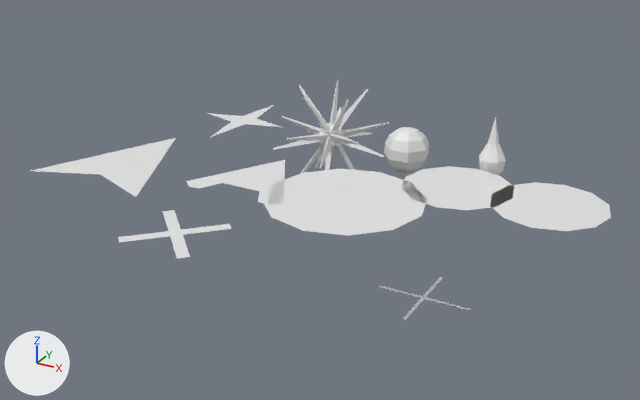
One commit to the Blender file Assets/Art/Models/Models.blend: the scene before it, then after it.
Camera for both pictures: a camera (50 mm lens) standing at (31.1, -58.4, 23.5) and looking at (4.3, -9.6, -0.9). The lights are fixed; the arrows at lower left show +X, +Y and +Z.

Names of what the first picture shows: 'Arrow', 'Connect', 'Fly', 'Player', 'Point', 'Spike', 'Star', 'Start', 'Stop', 'X'.
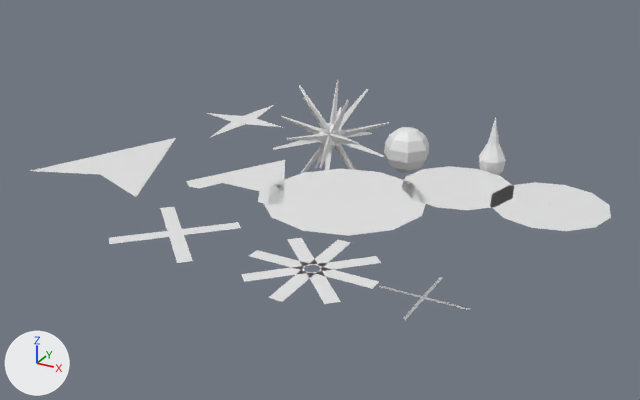
Where the newer file only moved an object's origin or applied its transform, the numbers keep the older frame.

Pixel boxes (x1, y1, x2, y2) of what changed, in the pictures (640 x 400 px):
```json
{"object": "Asterisk", "change": "added", "after": [241, 238, 381, 304]}
{"object": "X", "change": "mesh rescaled", "before": [118, 210, 232, 258], "after": [109, 207, 241, 263], "on screen": "16% wider, 16% taller"}
```

Edits to the scene script, one JSON object a line:
```json
{"block": "me_plane_001", "where": "me_plane_001.from_pydata(...)  # 12 vertices, 5 faces; spans x -0.79..0.79, y -0.79..0.79, z 0.0"}
{"block": "me_plane_001", "where": "# used by ob_x; location = (0.0, -20.01, 0.0); scale = (3.4, 3.4, 3.4)"}
{"block": "me_plane_001", "change": "me_plane_001 part 1: the whole mesh is scaled about its middle by (1.16, 1.16, 1)"}
{"op": "add", "block": "me_plane_004", "code": ["me_plane_004 = bpy.data.meshes.new('Plane.004')", "me_plane_004.from_pydata([(-2.48, -3.11, 0.0), (3.11, -2.48, 0.0), (2.48, 3.11, 0.0), (-3.11, 2.48, 0.0), (-3.11, -2.48, 0.0), (2.48, -3.11, 0.0), (3.11, 2.48, 0.0), (-2.48, 3.11, 0.0), (0.63, 0.0, 0.0), (0.0, -0.63, 0.0), (-0.63, 0.0, 0.0), (0.0, 0.63, 0.0), (0.45, -3.96, 0.0), (3.96, 0.45, 0.0), (-0.45, 3.96, 0.0), (-3.96, -0.45, 0.0), (-0.45, -3.96, 0.0), (3.96, -0.45, 0.0), (0.45, 3.96, 0.0), (-3.96, 0.45, 0.0), (0.45, 0.45, 0.0), (0.45, -0.45, 0.0), (-0.45, -0.45, 0.0), (-0.45, 0.45, 0.0)], [], [(5, 9, 8, 1), (11, 10, 3, 7), (0, 9, 10, 4), (6, 8, 11, 2), (17, 21, 20, 13), (23, 22, 15, 19), (12, 21, 22, 16), (18, 20, 23, 14)])"]}
{"op": "add", "block": "ob_asterisk", "code": ["ob_asterisk = bpy.data.objects.new('Asterisk', me_plane_004)", "ob_asterisk.location = (9.51, -20.01, 0.0)"]}
```
